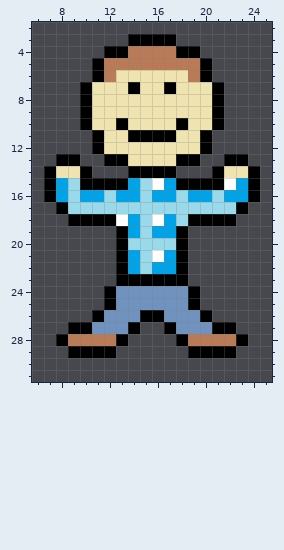
Pixel-art sprite -- src/graphics/player_tue.png. That is the earlier state.
The file is 32x32 pixels. Shown: x 6..25, y 2..31.
After:
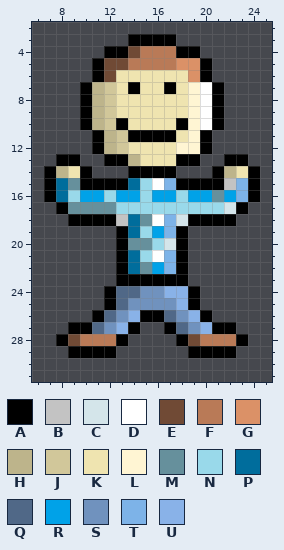
Palette (. is transparent): A #000000  B #c3c3c3  C #d4e5ea  D #ffffff  E #704a35  F #b97a57  G #db9167  H #bdb48b  J #d1c79a  K #efe4b0  L #fff5d3  M #66909c  N #99d9ea  P #006d9c  Q #506887  R #00a2e8  S #7092be  T #7db3e8  U #89b2e8
Change:
@@ x 6..25 @@
  3 ........AAAA........
- 4 ......AAFFFFAA......
- 5 .....AFFFFFFFFA.....
- 6 .....AFKKKKKKFA.....
- 7 ....AKKKAKKAKKKA....
- 8 ....AKKKKKKKKKKA....
- 9 ....AKKKKKKKKKKA....
-10 ....AKKAKKKKAKKA....
-11 .....AKKAAAAKKA.....
-12 .....AKKKKKKKKA.....
-13 ..AA..AAKKKKAA..AA..
-14 .AKKA...AAAA...AKKA.
-15 .ARNAAAARNDRAAAADRA.
-16 .ARNRRNRRNRRNRRNRRA.
-17 ..ANNNNNNNNNNNNNNA..
-18 ...AAAADRNDRNAAAA...
-19 .......ARNRRA.......
-20 .......ANNNNA.......
-21 .......ARNDRA.......
-22 .......ARNRRA.......
+ 4 ......AAEFFFAA......
+ 5 .....AEEFFFFGGA.....
+ 6 .....AEKKKKKKGA.....
+ 7 ....AHJKAKKAKLDA....
+ 8 ....AHJKKKKKKLDA....
+ 9 ....AHJKKKKKKLDA....
+10 ....AHJAKKKKALDA....
+11 .....AHJAAAAKLA.....
+12 .....AHJKKKKLLA.....
+13 ..AA..AAHKKKAA..AA..
+14 .AHKA...AAAA...AHKA.
+15 .APMAAAAPNDTAAAABTA.
+16 .APNRRNRRNRRNRRMRTA.
+17 ..AMMMMNNNNNNNNNCA..
+18 ...AAAABPMDTCAAAA...
+19 .......APNRTA.......
+20 .......AMMNCA.......
+21 .......APNDTA.......
+22 .......APMRTA.......
 23 .......AAAAAA.......
-24 ......ASSSSSSA......
-25 ......ASSSSSSA......
-26 .....ASSSAASSSA.....
-27 ...AASSSA..ASSSAA...
-28 ..AFFFFA....AFFFFA..
+24 ......AQQSSUUA......
+25 ......AQSSSSUA......
+26 .....AQSUAAQSUA.....
+27 ...AAQSUA..AQSUAA...
+28 ..AEFFFA....AEFFFA..
 29 ...AAAA......AAAA...
Changed places in both pictures, as pixel boxes (x1, y1, x2, y2):
changed: (56, 46, 248, 346)
